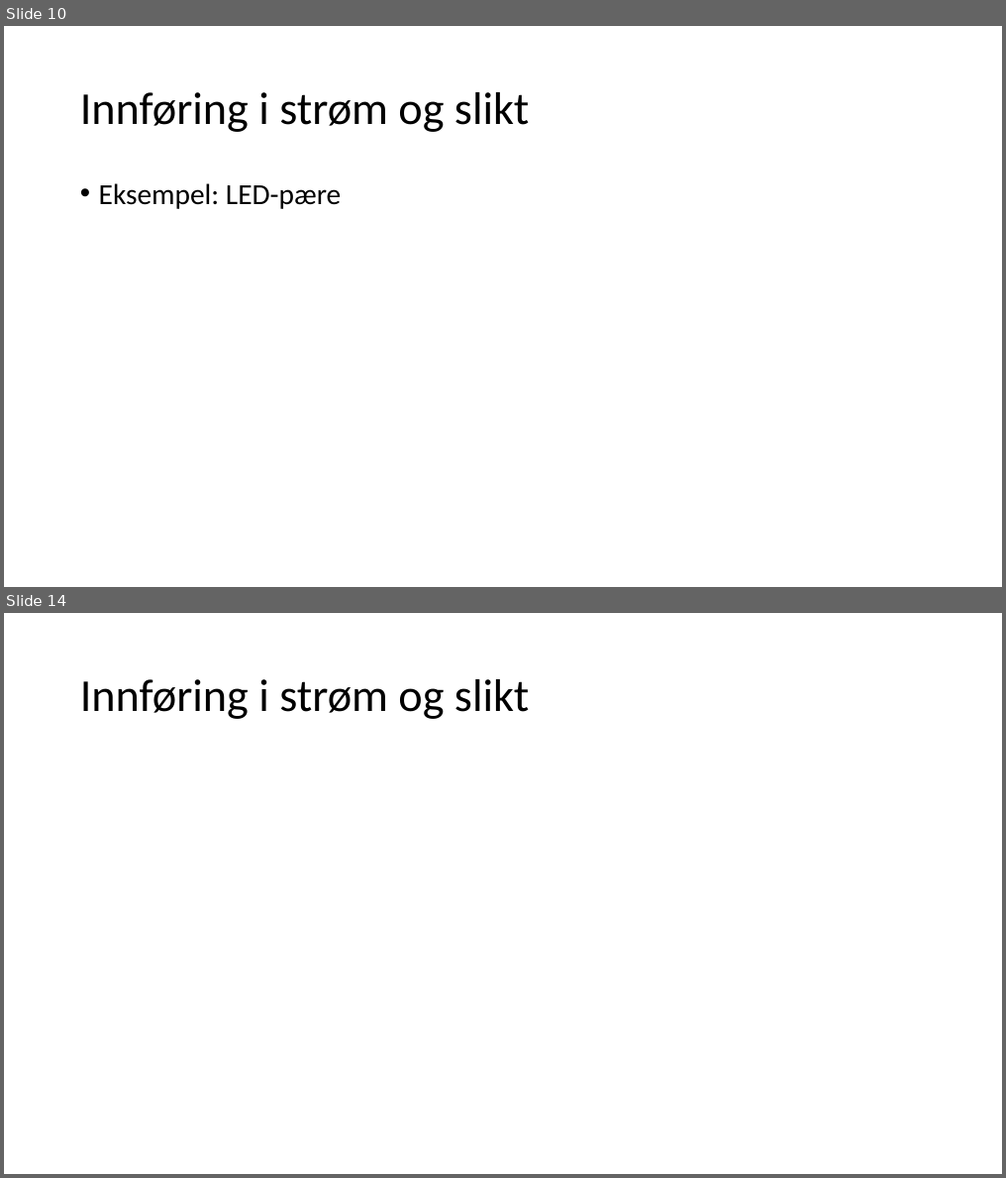
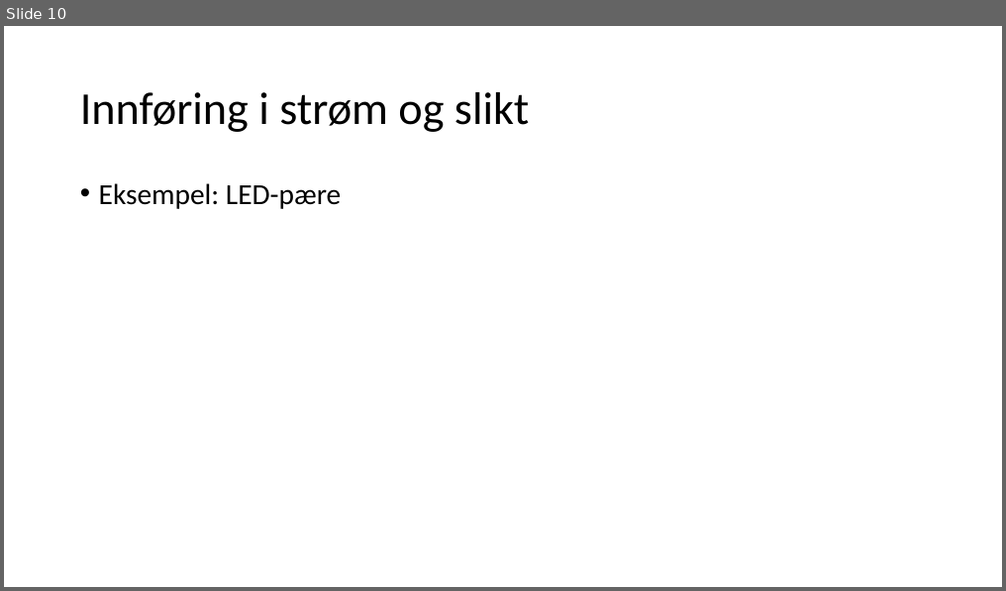
Before and after one commit to Sonat-Consulting/IoT, a slide deck: presentasjoner/Grunnkurs elektro.pptx. Shown one above the other, each under a label of ours: slides 10 and 14 before the commit, slide 10 after it; the slides between them are not shown. The pictures are 1006x1178 and 1006x591 pixels, drawn with LibreOffice and Linux fonts; fonts in the diff are those of the drawing. Boxes give left, top, right and bottom in pixels: in the first picture for what was removed or moved away, otherwise in the second. Text is boxed around its words. In the diff, an @@ line names an element or a change of style, - is before the commit and + after.

```diff
--- a/presentasjoner/Grunnkurs elektro.pptx
+++ b/presentasjoner/Grunnkurs elektro.pptx
@@ slide 14 removed at (x1=4, y1=613, x2=1002, y2=1174), background #FFFFFF @@
@@ title removed at (x1=80, y1=679, x2=529, y2=719) @@
-Innføring i strøm og slikt
```
Also in this commit, not shown: 2 slides changed, 6 slides added, 3 other slides removed.
